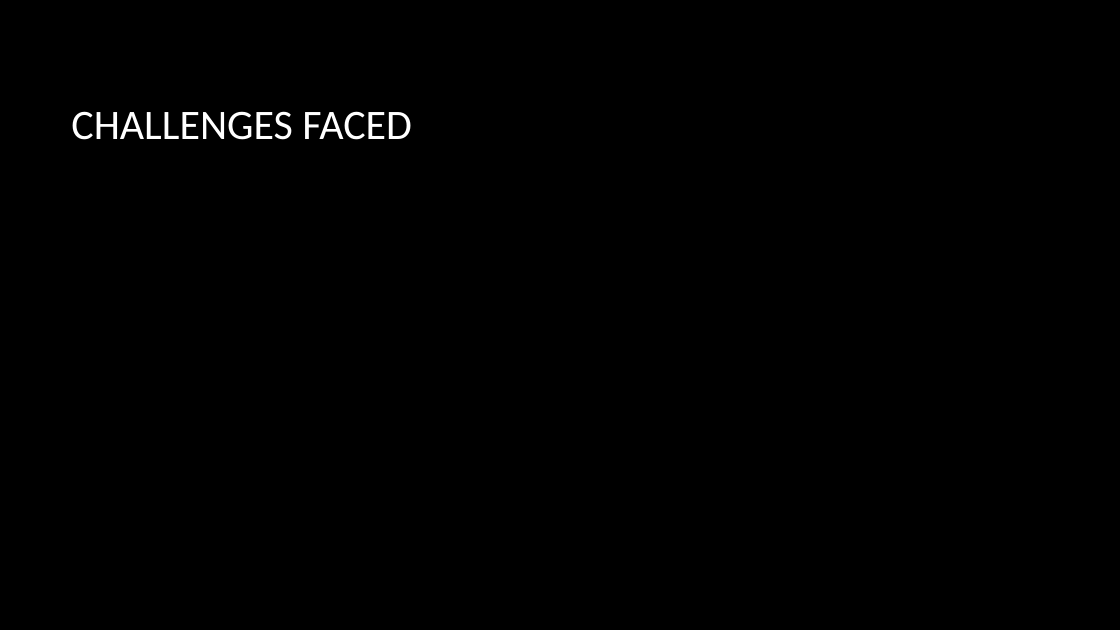
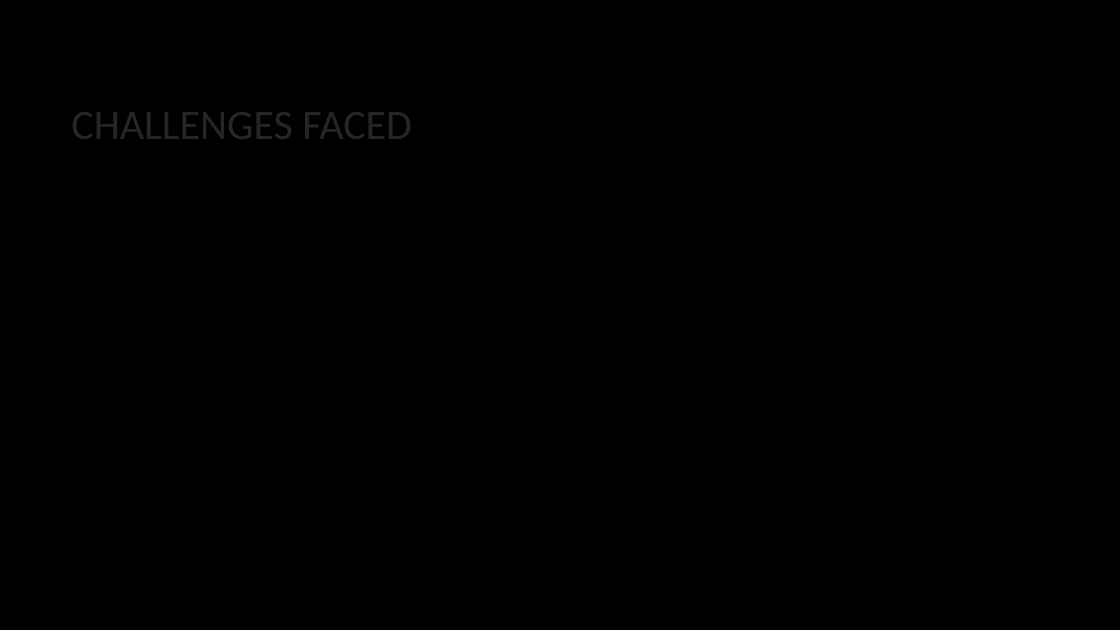
Before and after one commit to olivermclane/PhilosopherProject, a slide deck: slide 8 of Presentation.pptx. Drawn at 1120x630 pixels with LibreOffice and Linux fonts; fonts in the diff are those of the drawing; background and template pictures are left out. Boxes give left, top, right and bottom in pixels: in the first picture for what was removed or moved away, otherwise in the second. Text is boxed around its words. In the diff, an @@ line names an element or a change of style, - is before the commit and + after.

```diff
--- a/Presentation.pptx
+++ b/Presentation.pptx
@@ title "CHALLENGES FACED" at (71, 100, 412, 151): text colour #FFFFFF to #262626 @@
```
Also in this commit, not shown: 5 other slides changed, 2 slides added, 3 slides removed.
